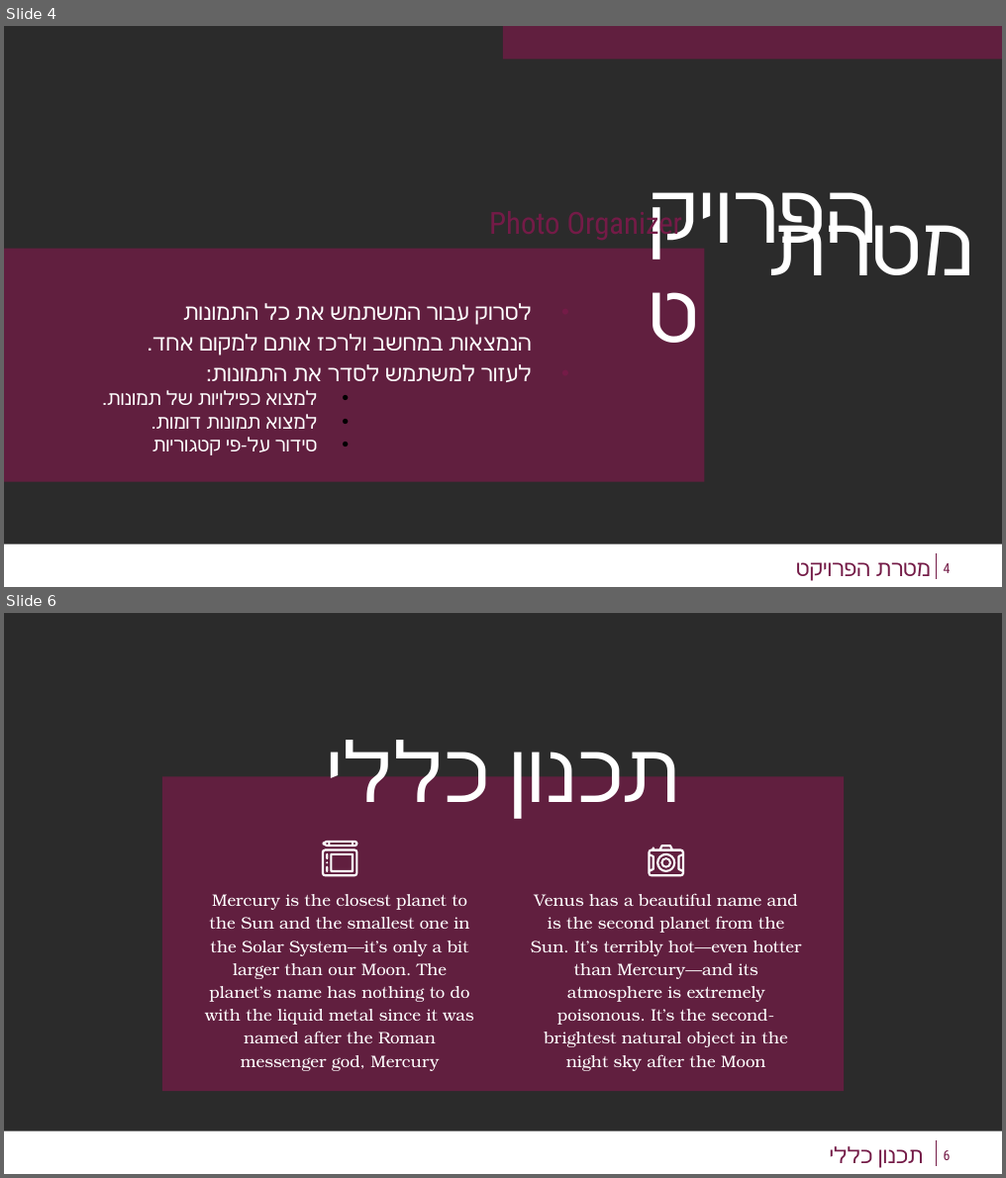
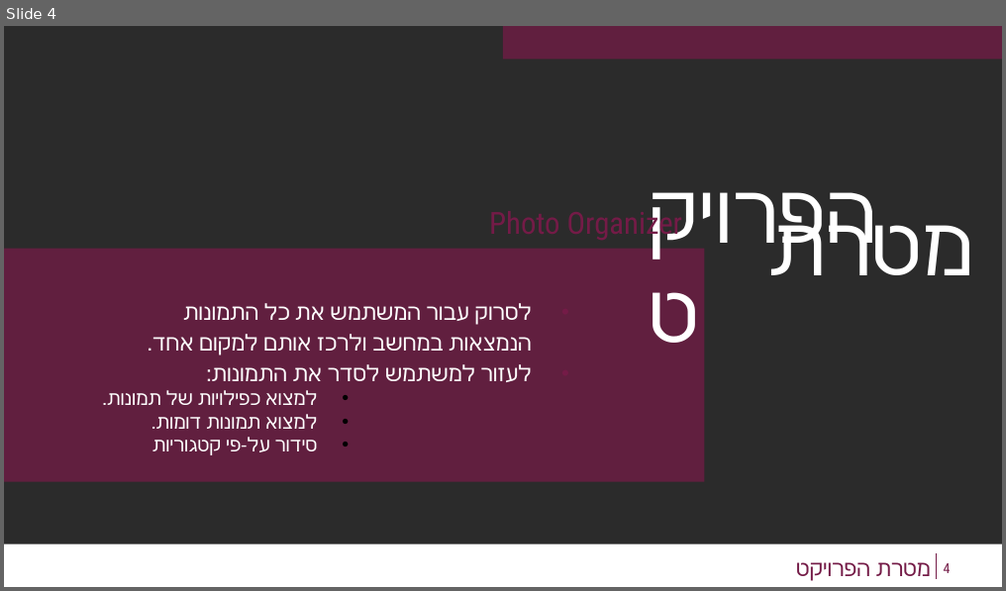
Before and after one commit to Effi-S/Image-Organizer, a slide deck: מצגת.pptx. Shown one above the other, each under a label of ours: slides 4 and 6 before the commit, slide 4 after it; the slides between them are not shown. The pictures are 1006x1178 and 1006x591 pixels, drawn with LibreOffice and Linux fonts; fonts in the diff are those of the drawing; background and template pictures are left out; a plain dark background stands for a picture behind light text. Boxes give left, top, right and bottom in pixels: in the first picture for what was removed or moved away, otherwise in the second. Text is boxed around its words. In the diff, an @@ line names an element or a change of style, - is before the commit and + after.

```diff
--- a/מצגת.pptx
+++ b/מצגת.pptx
@@ slide 6 removed at box(4, 613, 1002, 1174), background picture (left out); not listed: 2 template elements that a slide beside it also shows @@
@@ title removed at box(510, 738, 873, 1163) @@
-תכנון כללי
@@ rectangle removed at box(162, 776, 845, 1091) @@
@@ group removed at box(322, 841, 683, 877): 9 freeform shapes @@
@@ subtitle removed at box(205, 894, 473, 1071) @@
-Mercury is the closest planet to the Sun and the smallest one in the Solar System—it’s only a bit larger than our Moon. The planet’s name has nothing to do with the liquid metal since it was named after the Roman messenger god, Mercury
@@ subtitle removed at box(531, 893, 802, 1071) @@
-Venus has a beautiful name and is the second planet from the Sun. It’s terribly hot—even hotter than Mercury—and its atmosphere is extremely poisonous. It’s the second-brightest natural object in the night sky after the Moon
@@ title removed at box(878, 1150, 924, 1168) @@
-תכנון כללי
@@ page number removed at box(944, 1151, 950, 1160) @@
-6
```
Also in this commit, not shown: 4 slides changed, 6 slides added, 5 other slides removed.
